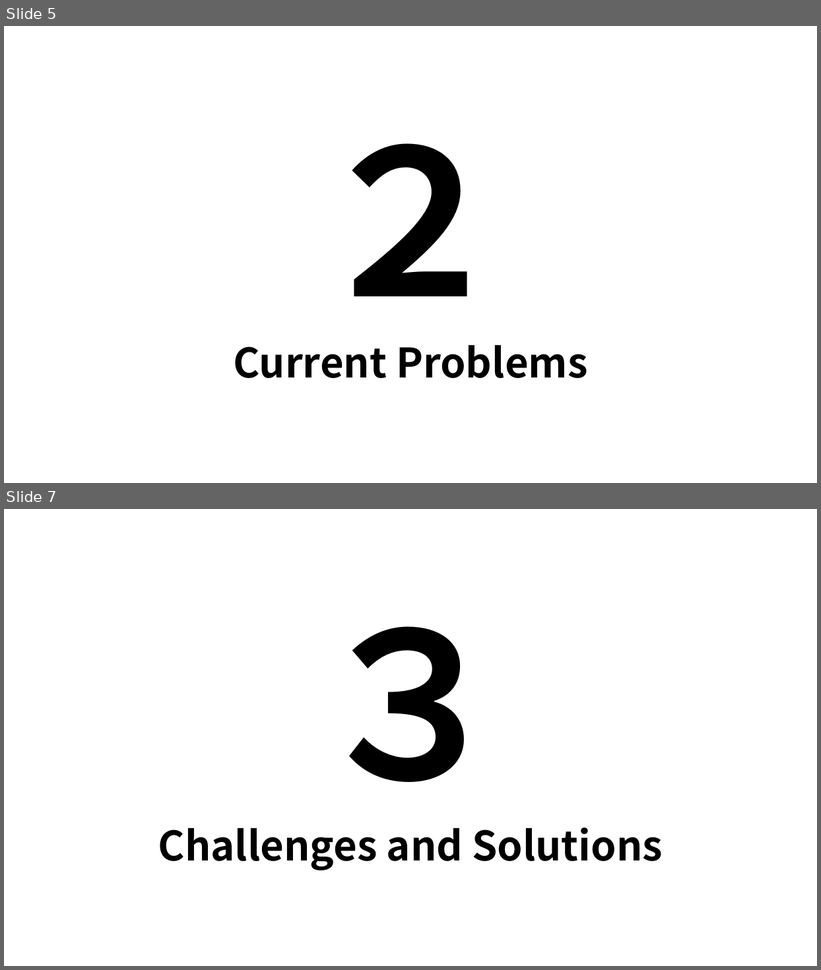
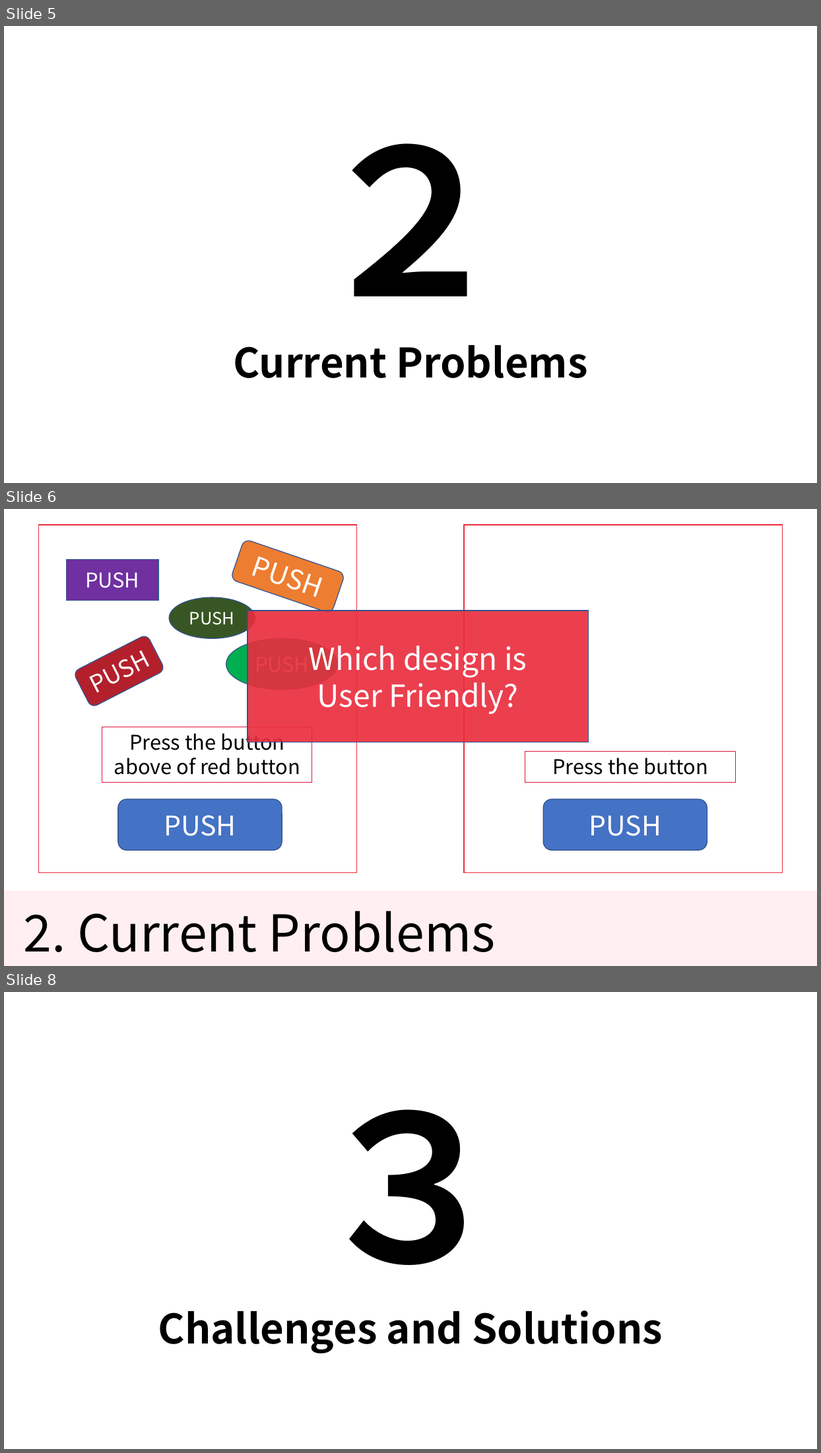
Before and after one commit to KNobuki/Rakuten_fashion, a slide deck: presentation/Presentation.pptx. Shown one above the other, each under a label of ours: slides 5 and 7 before the commit, slides 5, 6 and 8 after it; the slides between them are not shown. The pictures are 821x970 and 821x1453 pixels, drawn with LibreOffice and Linux fonts; fonts in the diff are those of the drawing. Boxes give left, top, right and bottom in pixels: in the first picture for what was removed or moved away, otherwise in the second. Text is boxed around its words. In the diff, an @@ line names an element or a change of style, - is before the commit and + after.

```diff
--- a/presentation/Presentation.pptx
+++ b/presentation/Presentation.pptx
@@ slide 6 added at [4, 509, 817, 966], background #FFFFFF @@
@@ rectangle added at [39, 525, 357, 873], fill #FFFFFF, outline #EA2D3D 1 pt @@
@@ rectangle added at [464, 525, 782, 873], fill #FFFFFF, outline #EA2D3D 1 pt @@
@@ rounded rectangle added at [230, 539, 345, 614], fill #ED7D31, outline #325491 1 pt, 32 pt, text #FFFFFF @@
+PUSH
@@ rectangle added at [66, 559, 158, 600], fill #7030A0, outline #325491 1 pt, 24 pt, text #FFFFFF @@
+PUSH
@@ ellipse added at [169, 597, 255, 638], fill #385723, outline #325491 1 pt, 20 pt, text #FFFFFF @@
+PUSH
@@ rectangle added at [248, 611, 588, 743], fill #EA2D3D at 91% opacity, outline #325491 1 pt, 36 pt, text #FFFFFF @@
+Which design is
+User Friendly?
@@ rounded rectangle added at [73, 634, 166, 708], fill #B3202C, outline #325491 1 pt, 28 pt, text #FFFFFF @@
+PUSH
@@ ellipse added at [226, 639, 338, 690], fill #00B050, outline #325491 1 pt, 24 pt, text #FFFFFF @@
+PUSH
@@ rectangle added at [102, 727, 312, 783], outline #DC143C 0.75 pt, 24 pt, text #000000 @@
+Press the button above of red button
@@ rectangle added at [525, 752, 735, 782], outline #DC143C 0.75 pt, 24 pt, text #000000 @@
+Press the button
@@ rounded rectangle added at [118, 799, 282, 851], fill #4472C4, outline #325491 1 pt, 32 pt, text #FFFFFF @@
+PUSH
@@ rounded rectangle added at [543, 799, 708, 851], fill #4472C4, outline #325491 1 pt, 32 pt, text #FFFFFF @@
+PUSH
@@ rectangle added at [4, 891, 817, 966], fill #FF9199 at 14% opacity @@
@@ title added at [24, 911, 496, 953], 60 pt, text #000000 @@
+2. Current Problems
@@ what was slide 7 is now slide 8 @@
```
Also in this commit, not shown: 2 slides changed.
